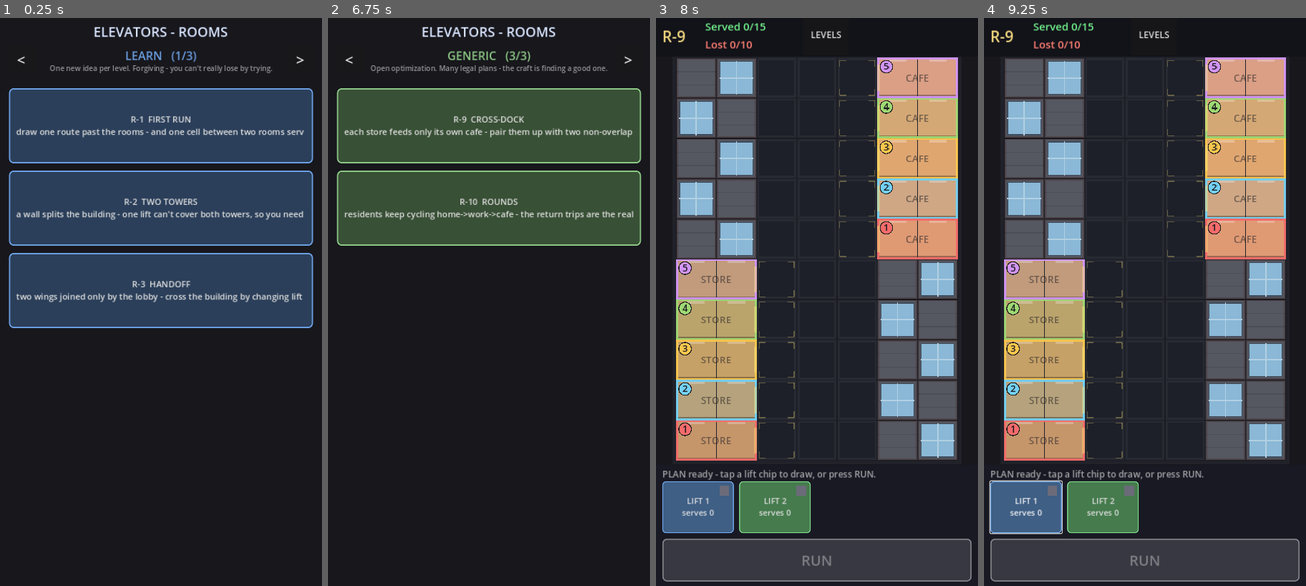
Above: before the commit, frames 1-4 (left to right).
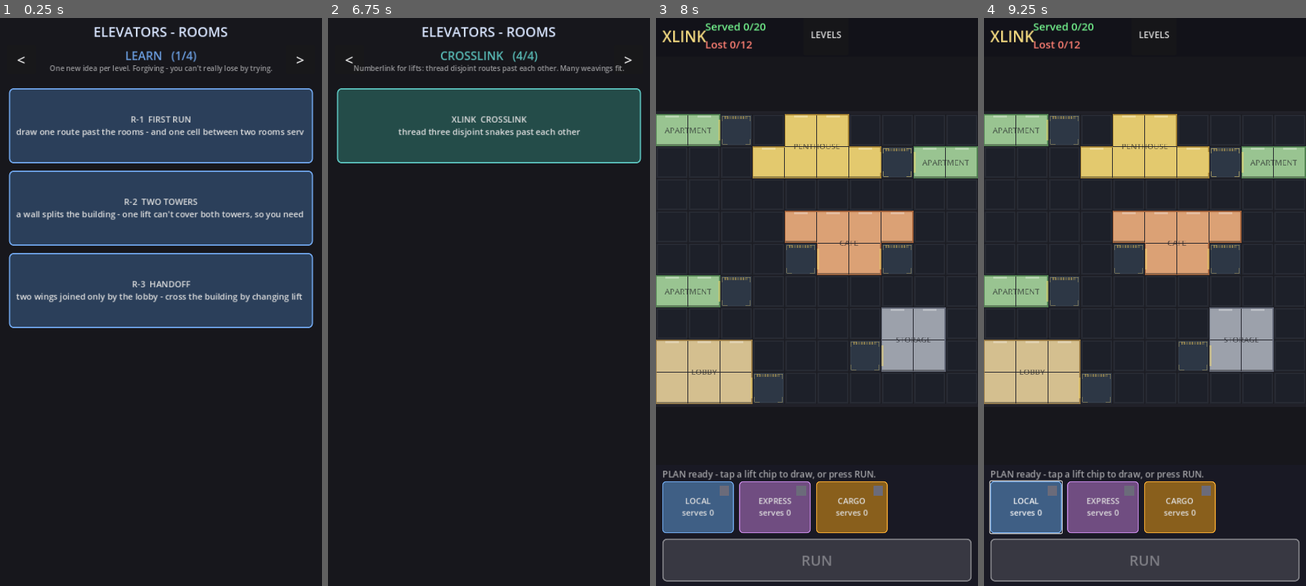
Above: after the commit, the same moments.

Repository: AlexEltonPym/elevator_game
Game: Godot game, scene res://scenes/v5_select.tscn
Two runs of this game, one before a commit and one after it. Both use one fixed random seed, a clock stepped at 60 frames per second and the inputs below.
Inputs (mouse positions are in pixels of both pictures, inside the frame that each line leads up to):
- Up to frame 1 (0.25 s): no input
- Up to frame 2 (6.75 s): click "<" at 0.5 s; click ">" at 1.25 s; click "R-1 FIRST RUN draw one route …" at 2 s; click "LEVELS" at 2.75 s; click "R-2 TWO TOWERS a wall splits …" at 3.5 s; click "BLUE serves 0" at 4.25 s; click "GREEN serves 0" at 5 s; click "LEVELS" at 5.75 s; click "<" at 6.5 s
- Up to frame 3 (8 s): click (817, 125) at 7.25 s, where only the run before the commit has a clickable "R-9 CROSS-DOCK each store fee…"
- Up to frame 4 (9.25 s): click (1025, 506) at 8 s, where only the run before the commit has a clickable "LIFT 1 serves 0"; click (1025, 506) at 8.75 s, where only the run after the commit has a clickable "LOCAL serves 0"

The runs differ from the first frame. In frame 1, less than 0.1% of the frame differs, in the area x 57-60%, y 5-8%; in frame 2, 15%; in frame 3, 47%; in frame 4, 47%, in the area x 0-100%, y 0-91%.

Commit message:
Crosslink: promote into its own CROSSLINK world
First numberlink/snake-fitting level shipped: disjoint cap-3 routes,
tuned cards (sluggish cargo, fast momentum express, dominant exec
demand). New world in Levels5.WORLDS + select5 colour/blurb. Smoke
gets the standard winnability fixture. V5 SMOKE: ALL PASS.

Co-Authored-By: Claude Opus 4.8 <noreply@anthropic.com>

Diff:
--- a/scripts/v5/levels5.gd
+++ b/scripts/v5/levels5.gd
@@ -66,7 +66,7 @@
 ##   LEARN     — forgiving tutorial ramp, one concept per level
 ##   MECHANICS — thesis levels that prove/feature one mechanic
 ##   GENERIC   — middleground optimization: many legal plans, only some good
-const WORLDS := ["LEARN", "MECHANICS", "GENERIC"]
+const WORLDS := ["LEARN", "MECHANICS", "GENERIC", "CROSSLINK"]
 
 const LEVELS := [
 	# ===================== LEARN =====================
@@ -550,6 +550,79 @@
 			{"w": 0.08, "from": "C", "to": "D"},
 		],
 	},
+	# ===================== CROSSLINK =====================
+	# Numberlink / snake-fitting: disjoint routes threaded past each other. Open cells
+	# cap at 3 (a width-2 LOCAL/EXPRESS can't share; a width-3 CARGO exactly fits), so
+	# each committed route becomes walls the next must weave around. Dock cells cap at 6
+	# (dropoffs may be shared). CARGO is deliberately sluggish (short bay<->cafe only);
+	# EXPRESS is very fast + hard-accelerating so its long run banks momentum, and exec
+	# demand (A<->D) is dominant so the express is essential.
+	{
+		"id": "XLINK",
+		"world": "CROSSLINK",
+		"name": "Crosslink",
+		"thesis": "thread three disjoint snakes past each other",
+		"intro": "",
+		"cols": 10, "rows": 9,
+		"blocked": [],
+		"overlaps": [
+			{"cells": [
+				Vector2i(4, 0), Vector2i(5, 0), Vector2i(6, 0), Vector2i(7, 0), Vector2i(8, 0),
+				Vector2i(9, 0), Vector2i(3, 1), Vector2i(4, 1), Vector2i(5, 1), Vector2i(9, 1),
+				Vector2i(0, 2), Vector2i(1, 2), Vector2i(2, 2), Vector2i(3, 2), Vector2i(4, 2),
+				Vector2i(5, 2), Vector2i(6, 2), Vector2i(9, 2), Vector2i(3, 3), Vector2i(4, 3),
+				Vector2i(5, 3), Vector2i(6, 3), Vector2i(7, 3), Vector2i(8, 3), Vector2i(9, 3),
+				Vector2i(0, 4), Vector2i(1, 4), Vector2i(2, 4), Vector2i(3, 4), Vector2i(8, 4),
+				Vector2i(9, 4), Vector2i(0, 5), Vector2i(1, 5), Vector2i(2, 5), Vector2i(3, 5),
+				Vector2i(8, 5), Vector2i(9, 5), Vector2i(0, 6), Vector2i(1, 6), Vector2i(2, 6),
+				Vector2i(3, 6), Vector2i(4, 6), Vector2i(5, 6), Vector2i(6, 6), Vector2i(7, 6),
+				Vector2i(8, 6), Vector2i(9, 6), Vector2i(0, 7), Vector2i(1, 7), Vector2i(2, 7),
+				Vector2i(3, 8), Vector2i(6, 8), Vector2i(7, 8), Vector2i(8, 8), Vector2i(9, 8)],
+				"max": 3},
+			{"cells": [
+				Vector2i(3, 0), Vector2i(6, 1), Vector2i(4, 4), Vector2i(7, 4), Vector2i(7, 7),
+				Vector2i(2, 3), Vector2i(2, 8)],
+				"max": 6},
+		],
+		"rooms": [
+			{"type": "lobby", "cells": [Vector2i(0, 0), Vector2i(1, 0), Vector2i(2, 0),
+					Vector2i(0, 1), Vector2i(1, 1), Vector2i(2, 1)],
+					"drops": [{"cell": Vector2i(2, 0), "dir": R}]},
+			{"type": "delivery", "label": "storage",
+					"cells": [Vector2i(7, 1), Vector2i(8, 1), Vector2i(7, 2), Vector2i(8, 2)],
+					"drops": [{"cell": Vector2i(7, 1), "dir": L}]},
+			{"type": "cafe", "cells": [Vector2i(4, 5), Vector2i(5, 5), Vector2i(6, 5), Vector2i(7, 5),
+					Vector2i(5, 4), Vector2i(6, 4)],
+					"drops": [{"cell": Vector2i(5, 4), "dir": L}, {"cell": Vector2i(6, 4), "dir": R}]},
+			{"type": "penthouse", "cells": [Vector2i(3, 7), Vector2i(4, 7), Vector2i(5, 7), Vector2i(6, 7),
+					Vector2i(4, 8), Vector2i(5, 8)],
+					"drops": [{"cell": Vector2i(6, 7), "dir": R}]},
+			{"type": "apartment", "cells": [Vector2i(8, 7), Vector2i(9, 7)],
+					"drops": [{"cell": Vector2i(8, 7), "dir": L}]},
+			{"type": "apartment", "cells": [Vector2i(0, 3), Vector2i(1, 3)],
+					"drops": [{"cell": Vector2i(1, 3), "dir": R}]},
+			{"type": "apartment", "cells": [Vector2i(0, 8), Vector2i(1, 8)],
+					"drops": [{"cell": Vector2i(1, 8), "dir": R}]},
+		],
+		"cards": [
+			{"name": "LOCAL", "type": "standard", "color": COL_A},
+			{"name": "EXPRESS", "type": "express", "color": COL_D, "speed": 1500.0, "accel": 1200.0},
+			{"name": "CARGO", "type": "cargo", "color": COL_C, "speed": 100.0, "accel": 80.0},
+		],
+		"quota": 20, "max_lost": 12,
+		"spawn": {"interval_start": 2.2, "interval_end": 1.7, "ramp": 40.0,
+				"burst_min": 1, "burst_max": 2, "gap": 0.9},
+		"mix": {"visitor": 0.6, "shopper": 0.25, "patient": 0.15},
+		"trips": [
+			{"w": 0.15, "from": "B", "to": "C", "type": "delivery"},
+			{"w": 0.07, "from": "C", "to": "B", "type": "delivery"},
+			{"w": 0.30, "from": "A", "to": "D"}, {"w": 0.16, "from": "D", "to": "A"},
+			{"w": 0.12, "from": "A", "to": "C"}, {"w": 0.07, "from": "C", "to": "A"},
+			{"w": 0.10, "from": "A", "to": "E"}, {"w": 0.05, "from": "E", "to": "A"},
+			{"w": 0.10, "from": "A", "to": "F"}, {"w": 0.05, "from": "F", "to": "A"},
+			{"w": 0.09, "from": "A", "to": "G"}, {"w": 0.05, "from": "G", "to": "A"},
+		],
+	},
 ]
 
 
--- a/scripts/v5/select5.gd
+++ b/scripts/v5/select5.gd
@@ -11,11 +11,13 @@
 	"LEARN": "One new idea per level. Forgiving - you can't really lose by trying.",
 	"MECHANICS": "Each level proves one mechanic: transfers, corridors, caps, express, cargo.",
 	"GENERIC": "Open optimization. Many legal plans - the craft is finding a good one.",
+	"CROSSLINK": "Numberlink for lifts: thread disjoint routes past each other. Many weavings fit.",
 }
 const WORLD_COL := {
 	"LEARN": Color(0.42, 0.62, 0.88),
 	"MECHANICS": Color(0.86, 0.62, 0.30),
 	"GENERIC": Color(0.55, 0.78, 0.52),
+	"CROSSLINK": Color(0.35, 0.74, 0.72),
 }
 
 var page := 0 # index into Levels5.WORLDS
--- a/tests/v5_smoke.gd
+++ b/tests/v5_smoke.gd
@@ -76,6 +76,13 @@
 			# LIFT 1 a horseshoe past all four; LIFT 2 doubles the busy apartment side.
 			return [_c([[2,1],[2,2],[2,3],[2,4],[2,5],[2,6],[3,6],[3,5],[3,4],[3,3],[3,2],[3,1]]),
 					_c([[2,1],[2,2],[2,3],[2,4],[2,5]])]
+		"XLINK":
+			# Numberlink: three disjoint snakes. LOCAL the left cluster (A,F,G);
+			# EXPRESS the long right run scooping cafe on the way (A,B,C,D,E); CARGO
+			# the short bay<->cafe hop (B,C). They meet only on shared cap-6 docks.
+			return [_c([[3,0],[3,1],[3,2],[3,3],[2,3],[2,4],[2,5],[2,6],[2,7],[2,8]]),
+					_c([[7,7],[7,6],[8,6],[8,5],[8,4],[7,4],[7,3],[6,3],[6,2],[6,1],[6,0],[5,0],[4,0],[3,0]]),
+					_c([[4,4],[4,3],[5,3],[5,2],[5,1],[6,1]])]
 	return []
 
 
